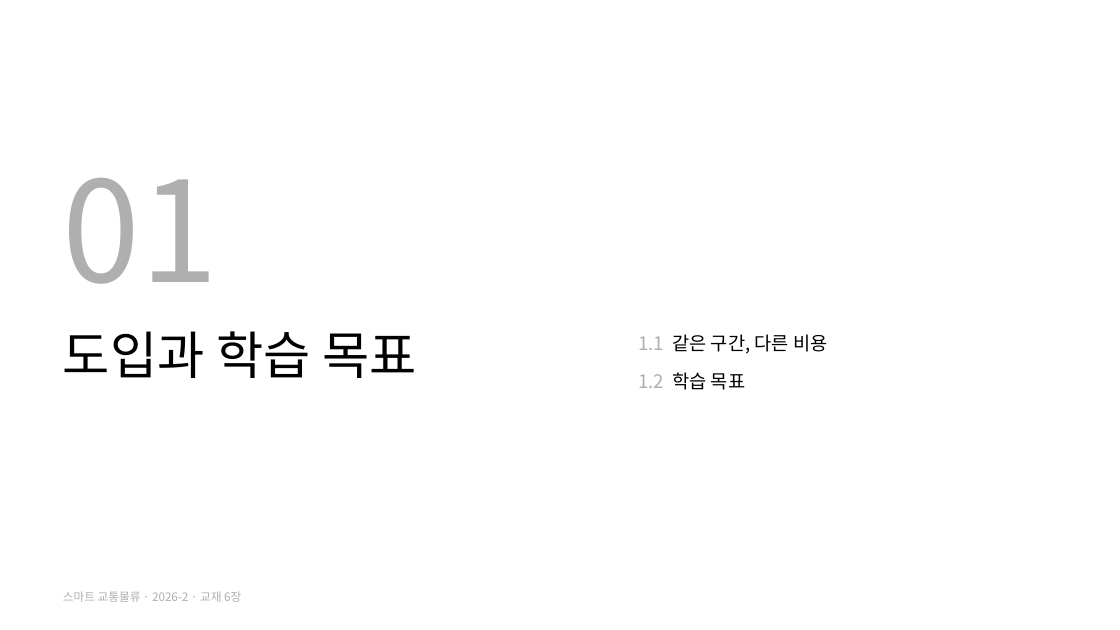
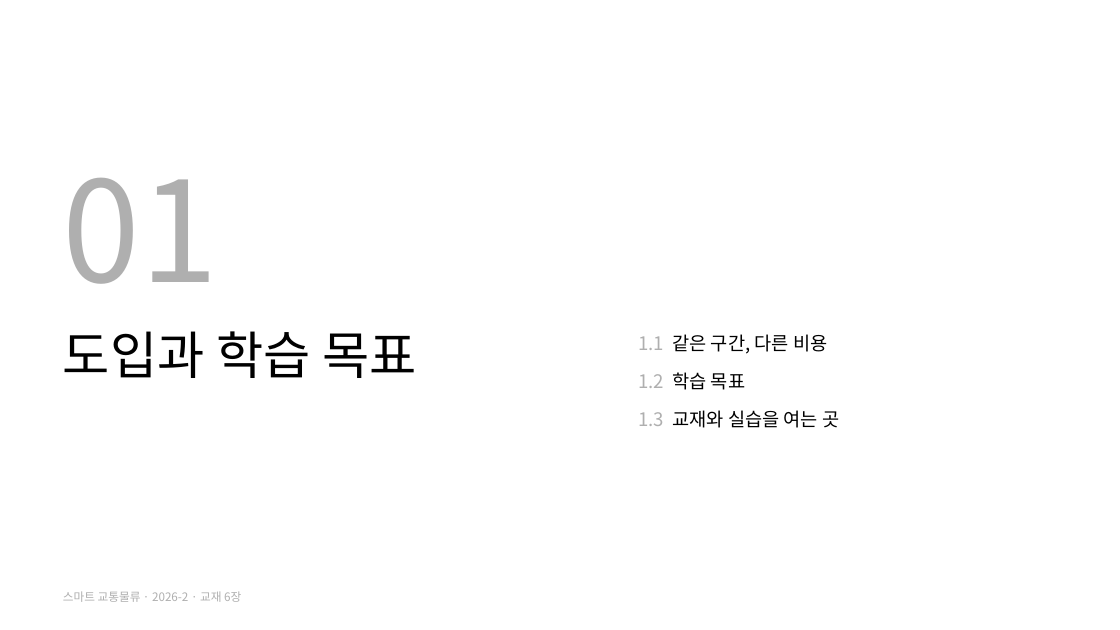
Before and after one commit to jihoyeo/smart-transport-logistics, a slide deck: slide 3 of slides/week05/ch06_raptor.pptx. Drawn at 1120x630 pixels with LibreOffice and Linux fonts; fonts in the diff are those of the drawing. Boxes give left, top, right and bottom in pixels: in the first picture for what was removed or moved away, otherwise in the second. Text is boxed around its words. In the diff, an @@ line names an element or a change of style, - is before the commit and + after.

```diff
--- a/slides/week05/ch06_raptor.pptx
+++ b/slides/week05/ch06_raptor.pptx
@@ text at [638,410,839,428]: paragraph added @@
+1.3 교재와 실습을 여는 곳
```
Also in this commit, not shown: 4 other slides changed, 1 slide added, 29 other files.
